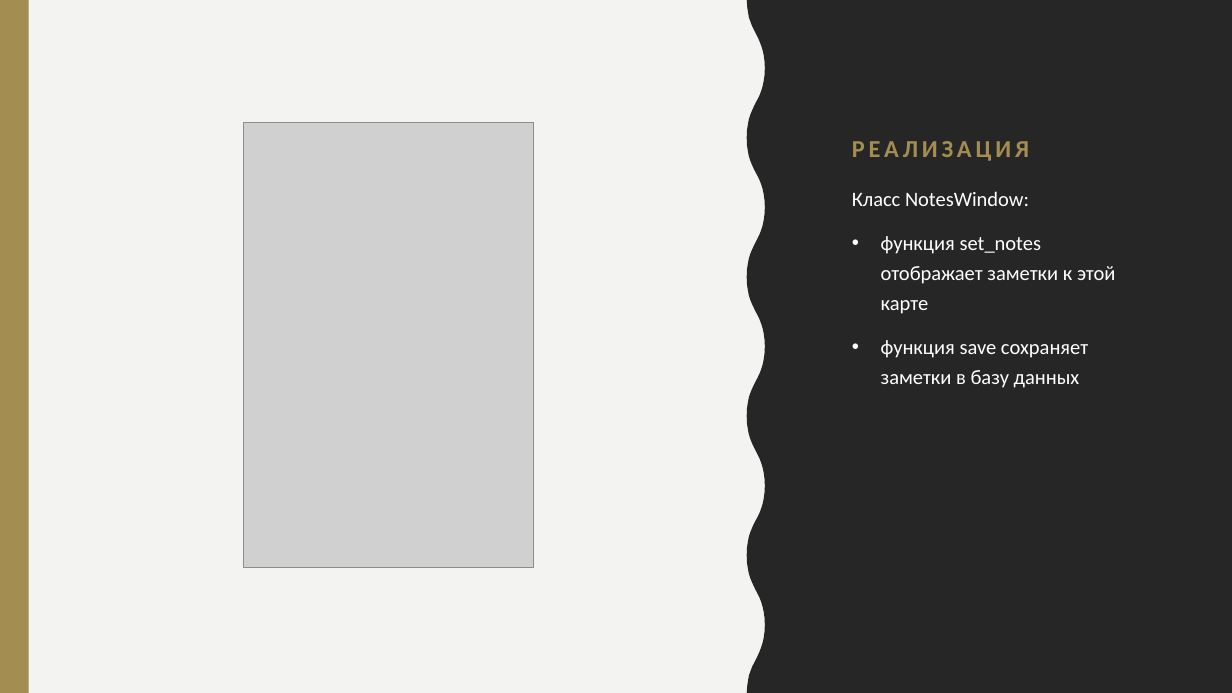
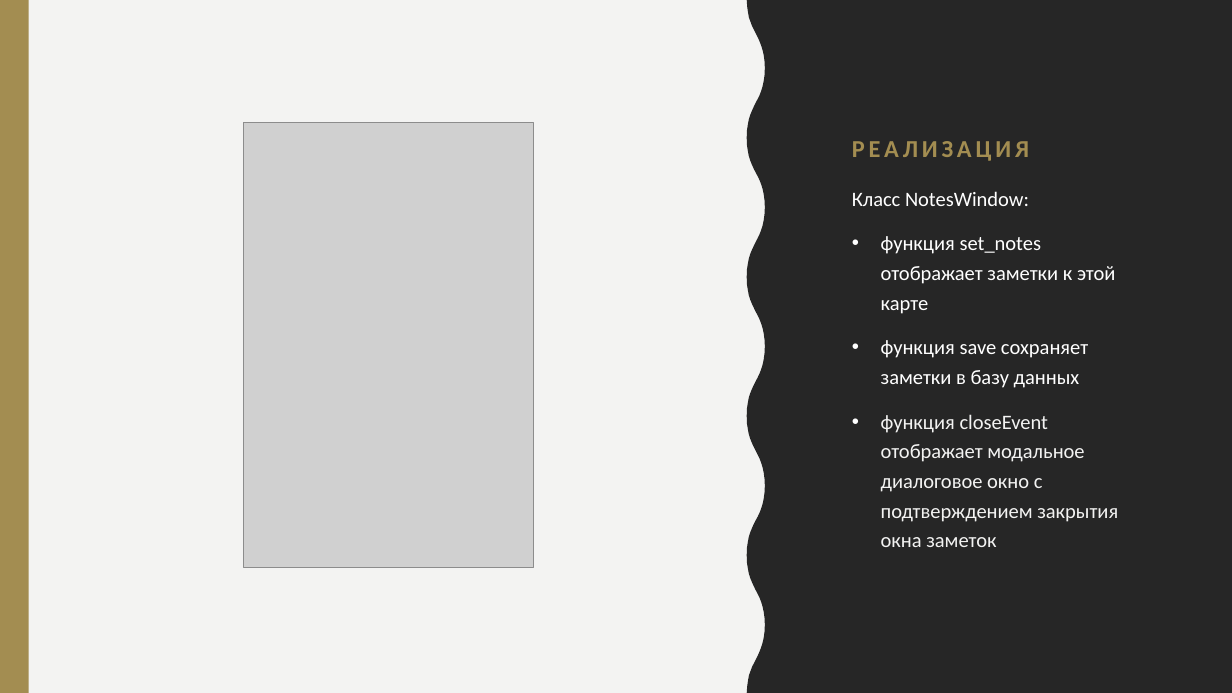
Before and after one commit to al3ksandraa/QT-project, a slide deck: slide 5 of Справочник по картам таро.pptx. Drawn at 1232x693 pixels with LibreOffice and Linux fonts; fonts in the diff are those of the drawing; grey boxes stand for pictures. Boxes give left, top, right and bottom in pixels: in the first picture for what was removed or moved away, otherwise in the second. Text is boxed around its words. In the diff, an @@ line names an element or a change of style, - is before the commit and + after.

```diff
--- a/Справочник по картам таро.pptx
+++ b/Справочник по картам таро.pptx
@@ text at box(881, 414, 1118, 547): paragraph added @@
+• функция closeEvent отображает модальное диалоговое окно с подтверждением закрытия окна заметок
```
Also in this commit, not shown: 4 other files.
